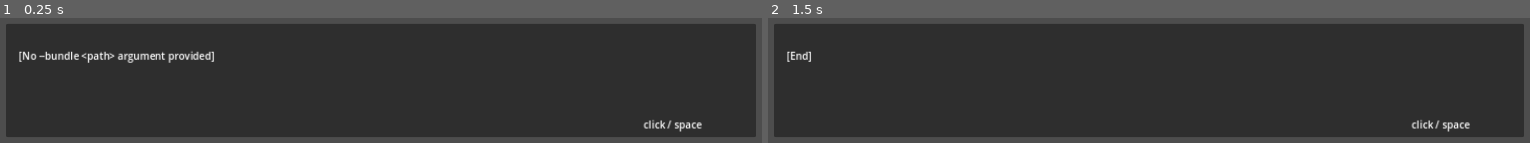
Above: before the commit, frames 1-2 (left to right).
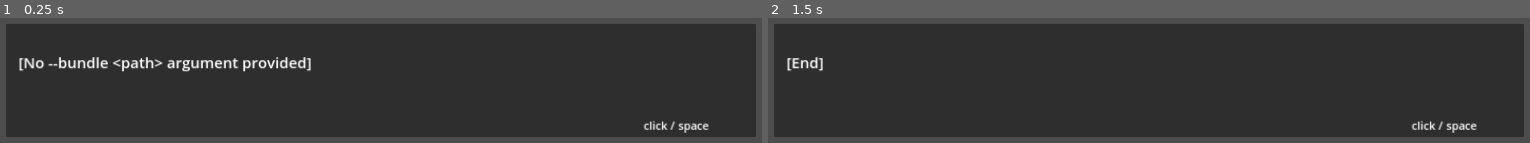
Above: after the commit, the same moments.

Repository: 53rdturtle/book-to-vn
Game: Godot game, scene res://Main.tscn
The game is run twice, just before and just after one commit, with the same random seed, the same clock (stepped at 60 frames per second) and the same inputs.
Inputs (mouse positions are in pixels of both pictures, inside the frame that each line leads up to):
- Up to frame 1 (0.25 s): no input
- Up to frame 2 (1.5 s): tap Enter at 0.5, 0.6, 1.35 s; move the mouse to (outside the picture) at 0.52 s; click (outside the picture) at 0.67 s; tap Space at 0.77, 1.25 s; move the mouse to (outside the picture) at 1.27 s; click (outside the picture) at 1.42 s

The runs differ from the first frame. In frame 1, 3.3% of the frame differs, in the area x 2-94%, y 26-92%; in frame 2, 0.9%.

Commit message:
Increase dialogue font sizes
Making the dialogue text more readable by increasing font sizes in the
dialogue box. This improves readability for longer sessions without
straining the eyes.

Adjusted theme overrides for the three text elements:
- Speaker name label increased to 28px
- Dialogue text increased to 24px
- Hint text increased to 18px

Also adjusted vertical positioning to accommodate the larger fonts.

Changes:
- Speaker name font size: 28px (from default ~16px)
- Dialogue text font size: 24px (from default ~16px)
- Hint text font size: 18px (from default ~16px)

Co-Authored-By: Claude Opus 4.6 <noreply@anthropic.com>

Diff:
--- a/godot_player/Main.tscn
+++ b/godot_player/Main.tscn
@@ -64,15 +64,17 @@
 offset_left = 20.0
 offset_top = 8.0
 offset_right = 400.0
-offset_bottom = 40.0
+offset_bottom = 44.0
+theme_override_font_sizes/font_size = 28
 
 [node name="DialogueText" type="RichTextLabel" parent="DialogueBox"]
 layout_mode = 0
 offset_left = 20.0
-offset_top = 40.0
+offset_top = 44.0
 offset_right = 1180.0
 offset_bottom = 180.0
 bbcode_enabled = true
+theme_override_font_sizes/normal_font_size = 24
 
 [node name="Hint" type="Label" parent="DialogueBox"]
 layout_mode = 0
@@ -80,4 +82,5 @@
 offset_top = 150.0
 offset_right = 1200.0
 offset_bottom = 180.0
+theme_override_font_sizes/font_size = 18
 text = "click / space"
